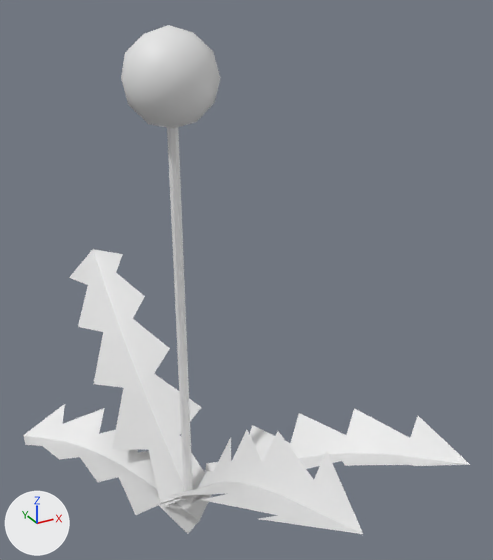
Two versions of the FBX model Assets/Assets/Objects/dandelion.fbx, one commit apart.
One viewpoint serves both versions: a 50 mm camera at (-0.219, -0.525, 0.496) aimed at (0.064, -0.01, 0.239). The lights are fixed; the arrows at lower left show +X, +Y and +Z. Where no turn or scale is listed for an object, it has been applied to the vertices.

The older version as bpy lines, for what is in view:
```python
ob_cylinder = bpy.data.objects.new('Cylinder', me_mesh_005)
ob_cylinder.location = (0.0, 0.0, 0.2)
ob_polygon = bpy.data.objects.new('Polygon', me_mesh_004)
ob_polygon.location = (-0.0288, 0.0328, -0.0336)
ob_polygon_1 = bpy.data.objects.new('Polygon_1', me_mesh_003)
ob_polygon_1.location = (0.0106, -0.0832, 0.0264)
ob_polygon_2 = bpy.data.objects.new('Polygon_2', me_mesh_002)
ob_polygon_2.location = (0.0726, -0.0437, -0.0046)
ob_polygon_3 = bpy.data.objects.new('Polygon_3', me_mesh_001)
ob_polygon_3.location = (0.0106, 0.081, 0.0264)
ob_sphere = bpy.data.objects.new('Sphere', me_mesh)
ob_sphere.location = (0.0, 0.0, 0.4245)
```
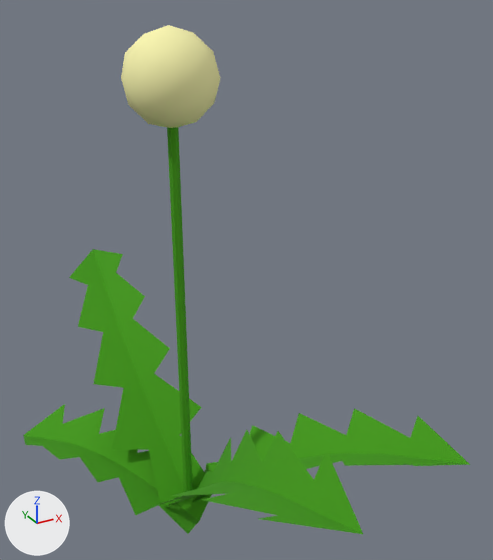
Pixel boxes [x1, y1, x2, y2] of what changed, in the pictures (493 x 560 px):
'Polygon_3', recoloured (white to green): [69, 249, 205, 505] in both
'Polygon_1', recoloured (white to green): [155, 430, 363, 534] in both
'Sphere', recoloured (white to beige): [121, 25, 220, 128] in both
'Polygon_2', recoloured (white to green): [193, 408, 470, 502] in both
'Polygon', recoloured (white to green): [23, 404, 212, 534] in both
'Cylinder', recoloured (white to green): [167, 127, 193, 501] in both

Edits to the bpy script that builds the scene:
```text
Add mat_mat:
    mat_mat = principled_material('Mat')
    mat_mat.base_color = (0.0514, 0.317, 0.0)  # green #409900
    mat_mat.roughness = 0.9
Add mat_mat_0:
    mat_mat_0 = principled_material('Mat_0')
    mat_mat_0.base_color = (0.965, 0.93, 0.434)  # beige #fbf7b0
    mat_mat_0.roughness = 0.9
Change me_mesh_005:
    where me_mesh_005.from_pydata(...)  # 18 vertices, 24 faces; spans x -0.005..0.005, y -0.005..0.005, z -0.2..0.2
    remove me_mesh_005.materials.append(mat_physical_0)  # white #e7e7e7
    add me_mesh_005.materials.append(mat_mat)  # green #409900
Change me_mesh_002:
    where me_mesh_002.from_pydata(...)  # 27 vertices, 16 faces; spans x -0.076..0.133, y -0.135..0.072, z 0.001..0.118
    remove me_mesh_002.materials.append(mat_physical_0)  # white #e7e7e7
    add me_mesh_002.materials.append(mat_mat)  # green #409900
Change me_mesh_001:
    where me_mesh_001.from_pydata(...)  # 27 vertices, 16 faces; spans x -0.073..0.02, y -0.093..0.194, z -0.027..0.172
    remove me_mesh_001.materials.append(mat_physical_0)  # white #e7e7e7
    add me_mesh_001.materials.append(mat_mat)  # green #409900
Change me_mesh:
    where me_mesh.from_pydata(...)  # 42 vertices, 80 faces; spans x -0.04..0.04, y -0.04..0.04, z -0.04..0.04
    remove me_mesh.materials.append(mat_physical)  # white #e7e7e7
    add me_mesh.materials.append(mat_mat_0)  # beige #fbf7b0
Change me_mesh_003:
    where me_mesh_003.from_pydata(...)  # 27 vertices, 16 faces; spans x -0.07..0.024, y -0.194..0.093, z -0.026..0.171
    remove me_mesh_003.materials.append(mat_physical_0)  # white #e7e7e7
    add me_mesh_003.materials.append(mat_mat)  # green #409900
Change me_mesh_004:
    where me_mesh_004.from_pydata(...)  # 27 vertices, 16 faces; spans x -0.11..0.056, y -0.068..0.123, z 0.013..0.098
    remove me_mesh_004.materials.append(mat_physical_0)  # white #e7e7e7
    add me_mesh_004.materials.append(mat_mat)  # green #409900
```
